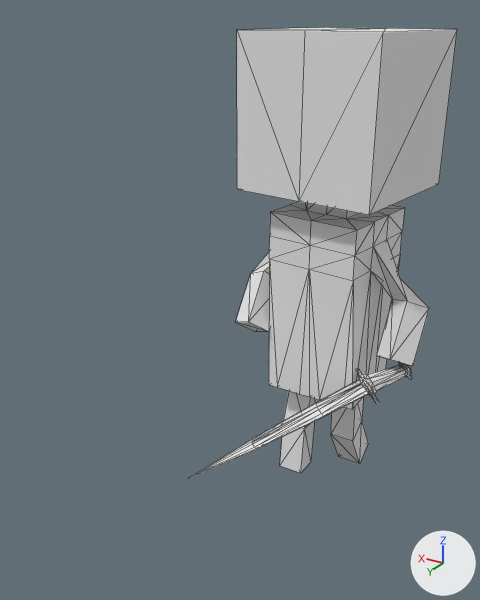
The OBJ model Data/Animations/AttackPlayer/attack_000006.obj: old version first, new version second.
Both versions are drawn from a 50 mm lens placed at (-0.652, 1.584, 0.966), pointed at (0.13, 0.282, 0.314). Every picture has the same lights, and +X, +Y and +Z are marked at lower right. Mesh edges are drawn as thin lines. Where no turn or scale is listed for an object, it has been applied to the vertices.

Names of what the first picture shows: 'Plane_Plane.002'.
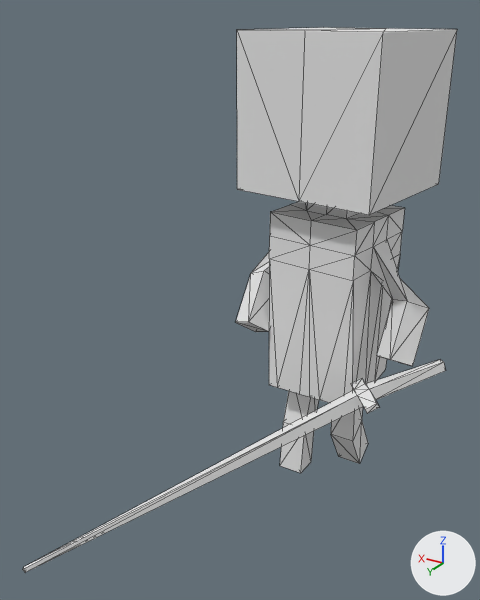
Pixel boxes (x1, y1, x2, y2) of what changed, in the pictures (480 x 600 px):
'Plane_Plane.002', reshaped (63% wider, 21% taller)
    before: (191, 27, 457, 477)
    after: (23, 27, 457, 573)
part 1 of me_plane_plane_002, added
    after: (23, 360, 446, 573)
part 2 of me_plane_plane_002, deleted
    before: (191, 363, 412, 477)

Patch to the scene script:
```diff
--- a/Data/Animations/AttackPlayer/attack_000006.obj.py
+++ b/Data/Animations/AttackPlayer/attack_000006.obj.py
@@ me_plane_plane_002 @@
 # used by ob_plane_plane_002; location = (0.0, 0.0, 0.0)
-me_plane_plane_002.from_pydata(...)  # 229 vertices, 448 faces, 1 loose edge; spans x -0.276..0.23, y -0.209..0.45, z -0.303..0.933
+me_plane_plane_002.from_pydata(...)  # 140 vertices, 268 faces; spans x -0.345..0.512, y -0.209..0.749, z -0.368..0.933
+# me_plane_plane_002 part 1: a new loose piece of 24 vertices spanning x -0.345..0.512, y 0.07..0.749, z -0.368..0.18, in mat_material (white #e7e7e7)
+# me_plane_plane_002 part 2: the loose piece of 113 vertices spanning x -0.273..0.185, y 0.075..0.45, z -0.139..0.159 is deleted
 me_plane_plane_002.materials.append(mat_material)
```
